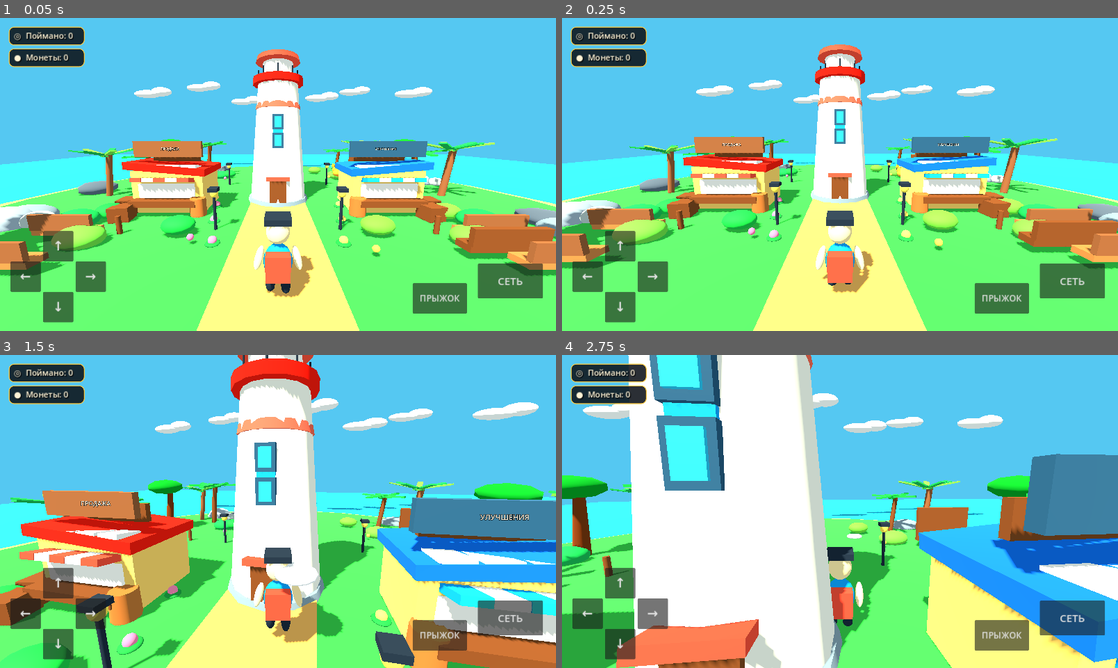
Above: before the commit, frames 1-4 (two rows, left to right).
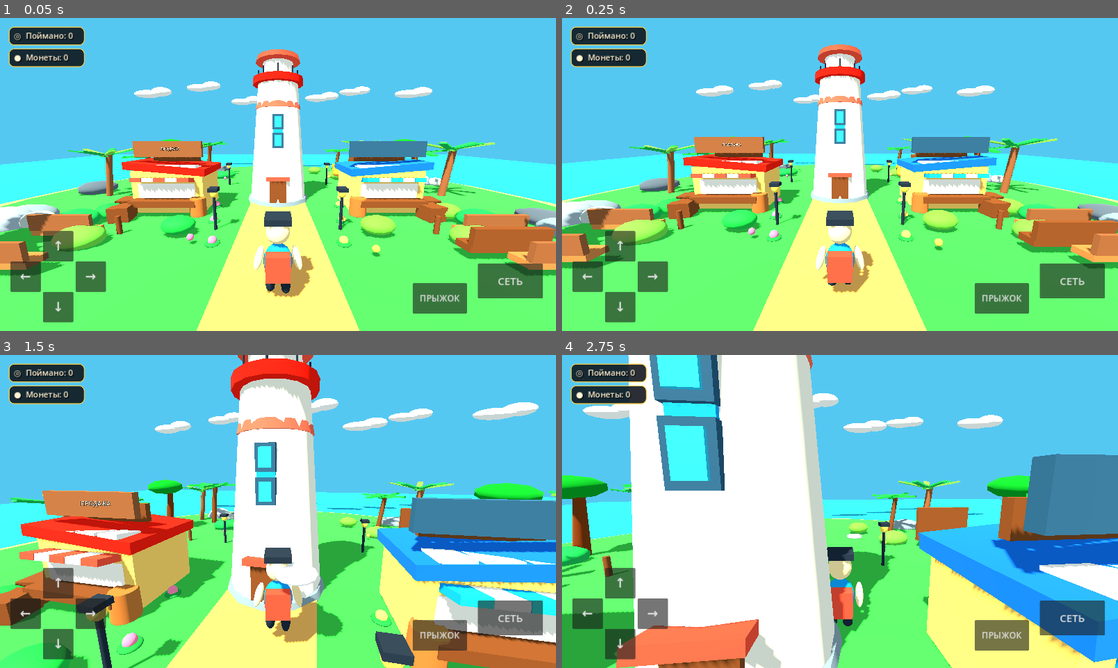
Above: after the commit, the same moments.

Repository: ksotik22/Catch-a-Mutant
Game: Godot game, scene res://scenes/main.tscn
Two runs of this game, one before a commit and one after it. Both use one fixed random seed, a clock stepped at 60 frames per second and the inputs below.
Inputs (mouse positions are in pixels of both pictures, inside the frame that each line leads up to):
- Up to frame 1 (0.05 s): no input
- Up to frame 2 (0.25 s): no input
- Up to frame 3 (1.5 s): move the mouse to (305, 511) at 0.52 s; hold E 0.53-1.28 s; hold W from 0.53 s (still down); click (305, 511) at 0.67 s; tap Space at 0.77 s; move the mouse to (250, 511) at 1.27 s; tap E at 1.35 s
- Up to frame 4 (2.75 s): keep holding W; tap Space at 1.52 s; move the mouse to (851, 505) at 2.02 s; hold E from 2.03 s (still down)

The runs differ from the first frame. In frame 1, less than 0.1% of the frame differs, in the area x 67-72%, y 41-43%; in frame 2, less than 0.1%; in frame 3, 0.1%, in the area x 86-96%, y 50-53%; in frame 4, nothing differs.

Commit message:
Install shop label styling

Diff:
--- a/scripts/player.gd
+++ b/scripts/player.gd
@@ -24,6 +24,8 @@
     get_tree().current_scene.add_child(mechanics)
     var mutant_spawner = preload("res://scripts/mutant_spawner.gd").new()
     get_tree().current_scene.add_child(mutant_spawner)
+    var shop_label_style = preload("res://scripts/shop_label_style.gd").new()
+    get_tree().current_scene.add_child(shop_label_style)
     await get_tree().process_frame
     var animation_controller = preload("res://scripts/player_animation.gd").new()
     animation_controller.name = "PlayerAnimation"
